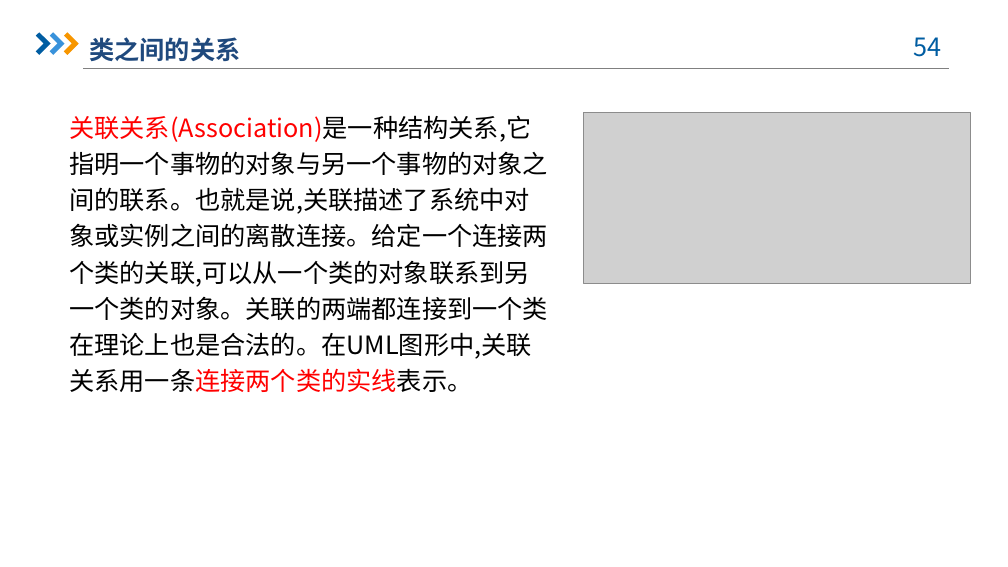
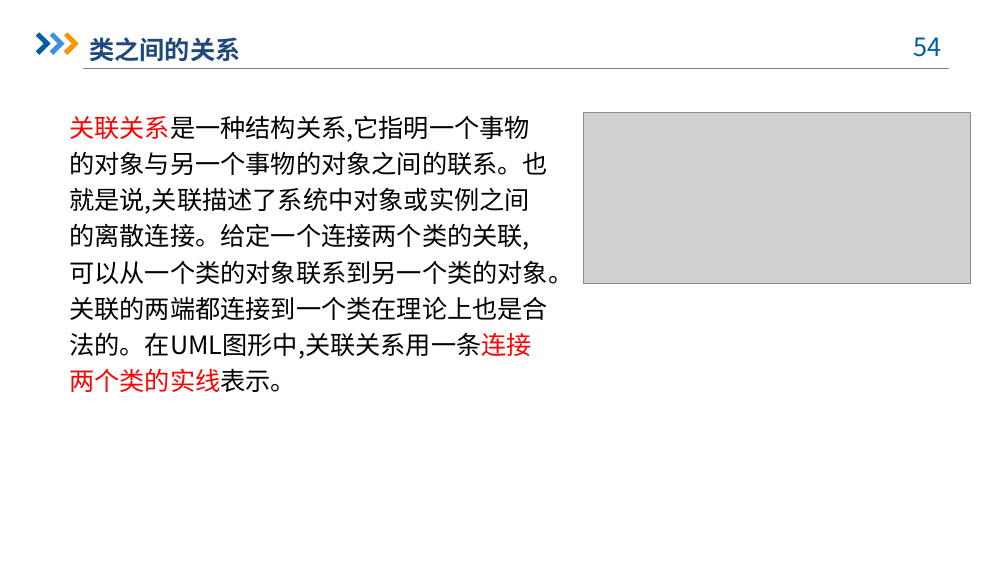
Before and after one commit to dreamtrueqaq/SRA2022-G12, a slide deck: slide 54 of 非受控文档/翻转课堂/SRA-G12-翻转课堂PPT3.pptx. Drawn at 1008x567 pixels with LibreOffice and Linux fonts; fonts in the diff are those of the drawing; grey boxes stand for pictures; background and template pictures are left out. Boxes give left, top, right and bottom in pixels: in the first picture for what was removed or moved away, otherwise in the second. Text is boxed around its words. In the diff, an @@ line names an element or a change of style, - is before the commit and + after.

```diff
--- a/非受控文档/翻转课堂/SRA-G12-翻转课堂PPT3.pptx
+++ b/非受控文档/翻转课堂/SRA-G12-翻转课堂PPT3.pptx
@@ text at bbox=[69, 115, 573, 392]: text changed @@
-关联关系(Association)是一种结构关系,它指明一个事物的对象与另一个事物的对象之间的联系。也就是说,关联描述了系统中对象或实例之间的离散连接。给定一个连接两个类的关联,可以从一个类的对象联系到另一个类的对象。关联的两端都连接到一个类在理论上也是合法的。在UML图形中,关联关系用一条连接两个类的实线表示。
+关联关系是一种结构关系,它指明一个事物的对象与另一个事物的对象之间的联系。也就是说,关联描述了系统中对象或实例之间的离散连接。给定一个连接两个类的关联,可以从一个类的对象联系到另一个类的对象。关联的两端都连接到一个类在理论上也是合法的。在UML图形中,关联关系用一条连接两个类的实线表示。
```
Also in this commit, not shown: 14 other slides changed, 8 other files.
